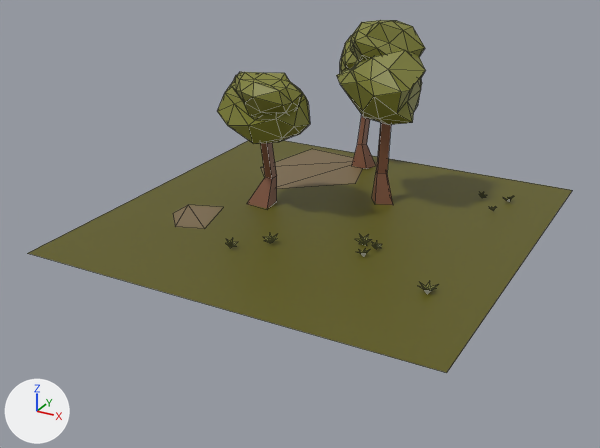
What one commit did to the FBX model Assets/Models/Chao 04.fbx.
Both versions are drawn from a camera (50 mm lens) standing at (1.73, -3.4, 1.64) and looking at (-0.05, -0.16, 0.02). Arrows for +X, +Y and +Z are at lower left; the lights stay in place. Mesh edges are drawn as thin lines. Where no turn or scale is listed for an object, it has been applied to the vertices.

Script lines for the objects in view, before the commit:
```python
mat_atlas_lightmap_pack = principled_material('Atlas Lightmap Pack')
mat_atlas_lightmap_pack.texture = img_atlas_lightmap_pack_png
me_chão_04 = bpy.data.meshes.new('Chão 04')
me_chão_04.from_pydata(...)  # 535 vertices, 738 faces; spans x -1.0..1.0, y -1.0..1.07, z -0.02..0.93
me_chão_04.materials.append(mat_atlas_lightmap_pack)  # picture img_atlas_lightmap_pack_png
# before: 0 (-1.0, -1.0, 0.0) at pixel (27, 253), 1 (1.0, -1.0, 0.0) at pixel (446, 372), 2 (-1.0, 1.0, 0.0), 3 (1.0, 1.0, 0.0) at pixel (572, 190)
ob_chão_04 = bpy.data.objects.new('Chão 04', me_chão_04)
ob_chão_04.location = (0.0, 0.0, 0.0)
```
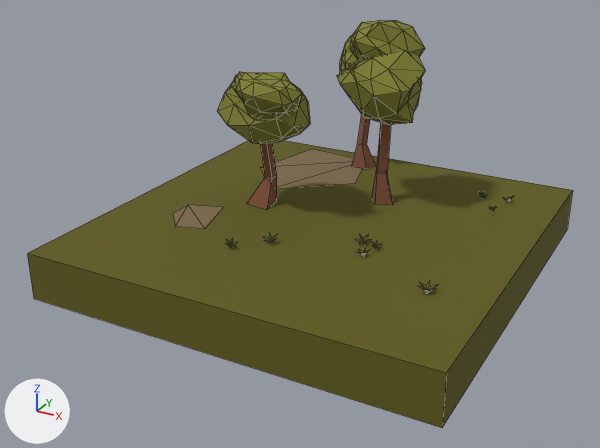
The newer file is also turned or shifted as a whole; pictures and numbers use the older file's frame.

Diff of the bpy script that builds the scene:
```diff
--- a/Assets/Models/Chao 04.fbx.py
+++ b/Assets/Models/Chao 04.fbx.py
@@ mat_atlas_lightmap_pack @@
 mat_atlas_lightmap_pack.texture = img_atlas_lightmap_pack_png
+mat_atlas_lightmap_pack.roughness = 1.0
@@ me_chão_04 @@
 # used by ob_chão_04; location = (0.0, 0.0, 0.0)
 # verts and faces of me_chão_04; kept vertices keep their numbers, new ones are numbered from 535
-me_chão_04.from_pydata(...)  # 535 vertices, 738 faces; spans x -1.0..1.0, y -1.0..1.07, z -0.02..0.93
+me_chão_04.from_pydata(...)  # 539 vertices, 743 faces; spans x -1.0..1.0, y -1.0..1.07, z -0.23..0.93
+# me_chão_04 part 1
+for new, old in zip([*range(535, 539)], [*range(0, 4)]): verts[new] = verts[old] + (0.0, 0.0, -0.23)
+faces += [(535, 537, 538, 536), (0, 535, 536, 1), (1, 536, 538, 3), (0, 2, 537, 535), (2, 3, 538, 537)]
 me_chão_04.materials.append(mat_atlas_lightmap_pack)
```

Pixel boxes (x1, y1, x2, y2) of what changed, in the pictures (600 x 448 px):
'Chão 04', surface changed, reshaped (16% taller): before (28, 20, 572, 373); after (27, 20, 573, 428)
part 1 of me_chão_04, added (yellow): after (27, 190, 573, 428)
